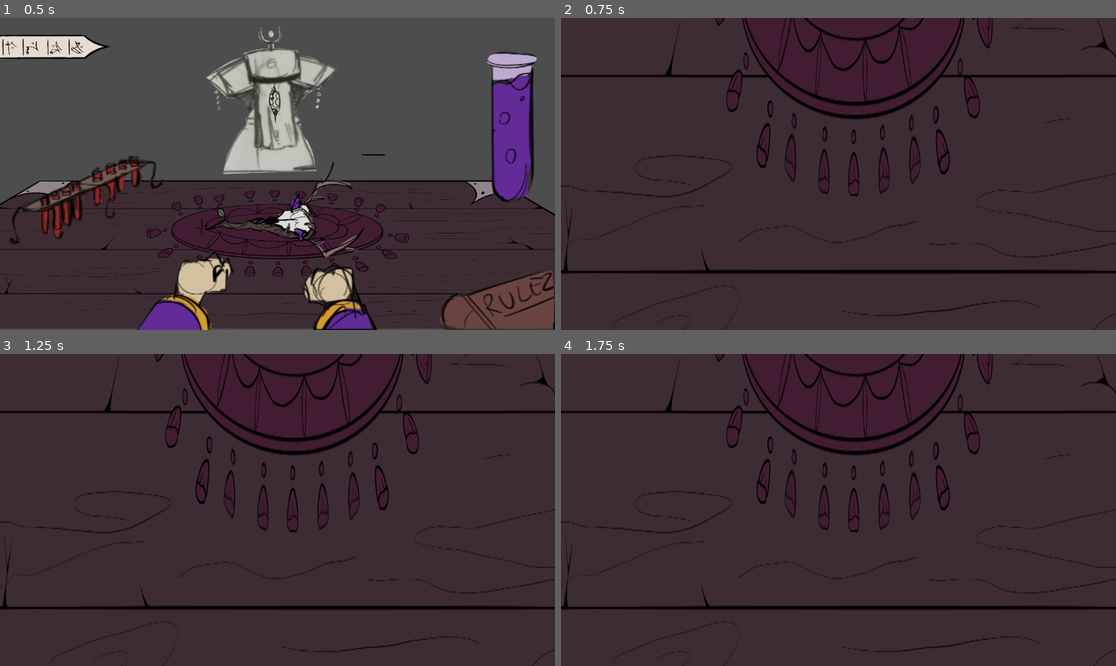
Above: before the commit, frames 1-4 (two rows, left to right).
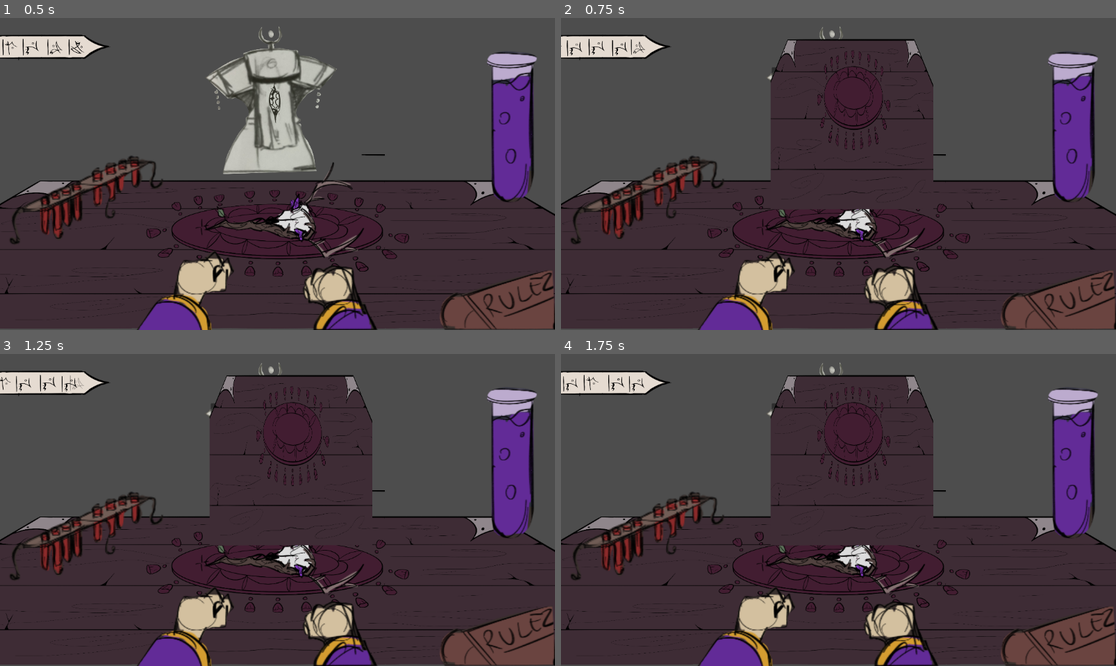
Above: after the commit, the same moments.

Repository: PSielchan/hex_rulette
Game: Godot game, scene res://scenes/game.tscn
Same seed, same stepped clock (60 frames per second), same inputs: the game is played once before the commit and once after it.
Inputs (mouse positions are in pixels of both pictures, inside the frame that each line leads up to):
- Up to frame 1 (0.5 s): no input
- Up to frame 2 (0.75 s): click (1043, 295) at 0.52 s
- Up to frame 3 (1.25 s): no input
- Up to frame 4 (1.75 s): click (916, 472) at 1.25 s

Frame 1 is identical in both runs. In frame 2, 54% of the frame differs, in the area x 0-100%, y 0-100%; in frame 3, 54%; in frame 4, 54%.

Commit message:
rulebook

Diff:
--- a/scenes/rule_book.tscn
+++ b/scenes/rule_book.tscn
@@ -18,8 +18,8 @@
 [node name="Sprite2D" type="Sprite2D" parent="."]
 visible = false
 z_index = 4
-position = Vector2(-1106.66, -1002.1)
-scale = Vector2(1.01637, 4.25947)
+position = Vector2(-1087.9, -861)
+scale = Vector2(0.265176, 1.10407)
 texture = ExtResource("3_osekf")
 
 [node name="Button" type="Button" parent="."]
